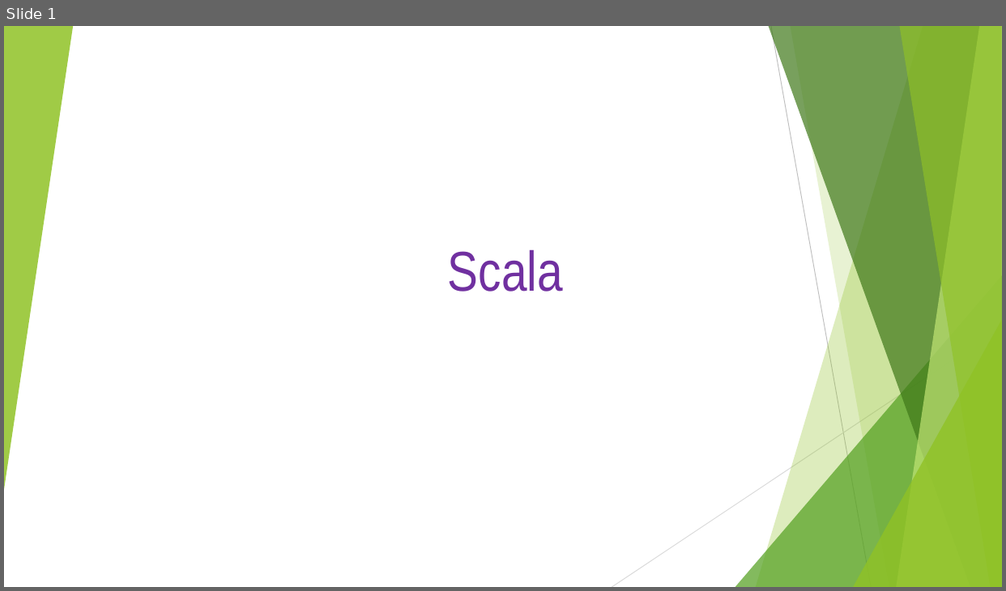
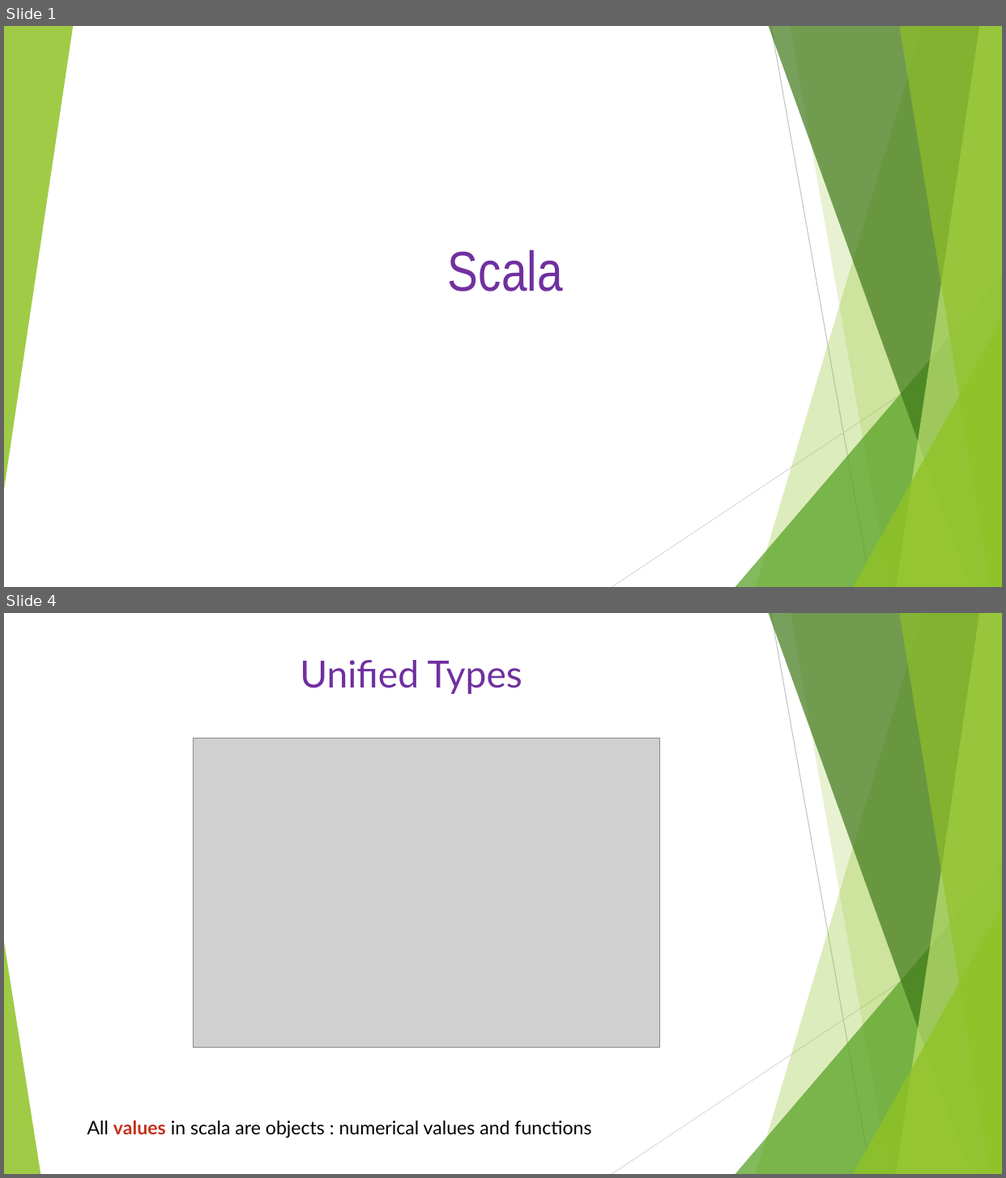
Before and after one commit to Anveshan3175/ScalaTrainingPrep, a slide deck: ScalaRepositary/ScalaTrainingPrep/Scala.pptx. Shown one above the other, each under a label of ours: slide 1 before the commit, slides 1 and 4 after it; the slides between them are not shown. The pictures are 1006x591 and 1006x1178 pixels, drawn with LibreOffice and Linux fonts; fonts in the diff are those of the drawing; grey boxes stand for pictures. Boxes give left, top, right and bottom in pixels: in the first picture for what was removed or moved away, otherwise in the second. Text is boxed around its words. In the diff, an @@ line names an element or a change of style, - is before the commit and + after.

```diff
--- a/ScalaRepositary/ScalaTrainingPrep/Scala.pptx
+++ b/ScalaRepositary/ScalaTrainingPrep/Scala.pptx
@@ slide 4 added at bbox=[4, 613, 1002, 1174], background #FFFFFF; not listed: 9 template elements that a slide beside it also shows @@
@@ title added at bbox=[300, 660, 522, 694], 36 pt, text #7030A0 @@
+Unified Types
@@ picture added at bbox=[193, 739, 660, 1049] @@
@@ triangle added at bbox=[4, 942, 40, 1174], fill #90C226 at 85% opacity @@
@@ text added at bbox=[87, 1121, 591, 1138], 18 pt, text #000000 @@
+All values in scala are objects : numerical values and functions
```
Also in this commit, not shown: 2 slides changed, 1 other slide added, 1 slide removed.
